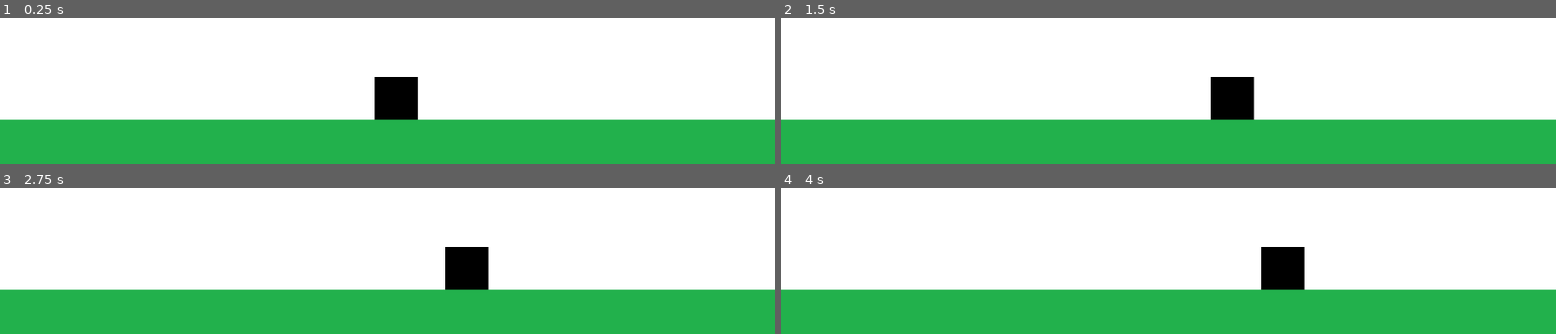
Above: before the commit, frames 1-4 (two rows, left to right).
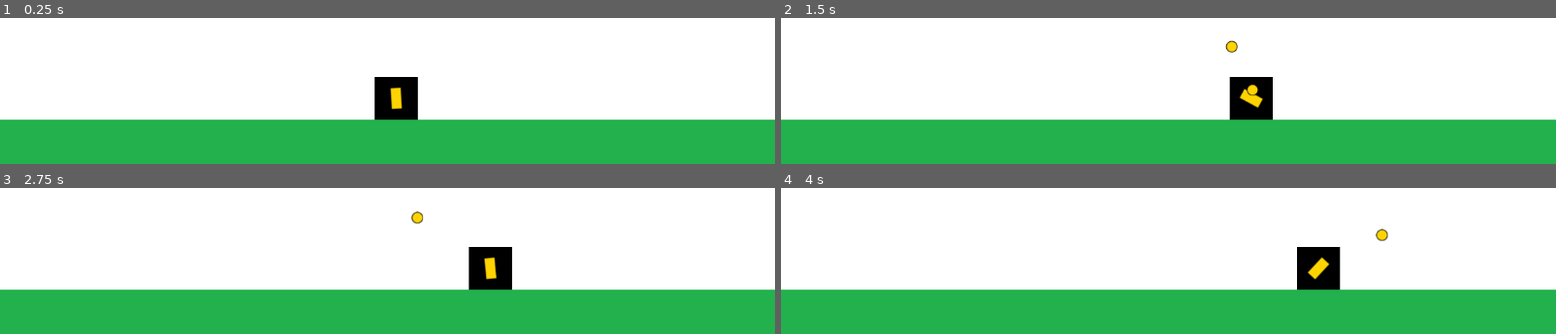
Above: after the commit, the same moments.

Repository: angelodpadron/entregas-ipv-padron-angelo
Game: Godot game, scene res://Main.tscn
Two runs of this game, one before a commit and one after it. Both use one fixed random seed, a clock stepped at 60 frames per second and the inputs below.
Inputs (mouse positions are in pixels of both pictures, inside the frame that each line leads up to):
- Up to frame 1 (0.25 s): no input
- Up to frame 2 (1.5 s): tap Enter at 0.5 s; move the mouse to (outside the picture) at 0.52 s; hold Right (move_right) 0.53-1.28 s; click (outside the picture) at 0.6 s; move the mouse to (outside the picture) at 1.27 s; hold Left (move_left) from 1.28 s (still down); click (outside the picture) at 1.35 s
- Up to frame 3 (2.75 s): move the mouse to (outside the picture) at 2.02 s; release Left (move_left) at 2.03 s; hold Right (move_right) from 2.03 s (still down); click (outside the picture) at 2.1 s
- Up to frame 4 (4 s): move the mouse to (1129, 204) at 2.77 s; click (1129, 204) at 2.85 s; move the mouse to (outside the picture) at 3.52 s; release Right (move_right) at 3.53 s; hold Left (move_left) from 3.53 s (still down); click (outside the picture) at 3.6 s

The runs differ from the first frame. In frame 1, 0.2% of the frame differs, in the area x 50-52%, y 47-63%; in frame 2, 1.8%; in frame 3, 2.0%; in frame 4, 2.9%, in the area x 61-79%, y 27-71%.

Commit message:
Desafio 3: Agregar logica para torreta

Diff:
--- /dev/null
+++ b/entrega-3-padron-angelo/Main.gd
@@ -0,0 +1,4 @@
+extends Node
+
+func _ready():
+	$Player.set_projectile_container(self)
--- a/entrega-3-padron-angelo/Main.tscn
+++ b/entrega-3-padron-angelo/Main.tscn
@@ -1,10 +1,12 @@
-[gd_scene load_steps=4 format=3 uid="uid://cfdk2xmwtlw56"]
+[gd_scene load_steps=5 format=3 uid="uid://cfdk2xmwtlw56"]
 
 [ext_resource type="Texture2D" uid="uid://iii4uiq3rafl" path="res://assets/background.png" id="1_1lqtg"]
-[ext_resource type="PackedScene" uid="uid://8n6xyb62alky" path="res://entities/Player.tscn" id="1_scu8l"]
+[ext_resource type="Script" path="res://Main.gd" id="1_iign0"]
+[ext_resource type="PackedScene" uid="uid://8n6xyb62alky" path="res://entities/player/Player.tscn" id="1_scu8l"]
 [ext_resource type="Texture2D" uid="uid://dts5ylbc1wl8w" path="res://assets/floor.png" id="2_8rhgr"]
 
 [node name="Main" type="Node"]
+script = ExtResource("1_iign0")
 
 [node name="Background" type="TextureRect" parent="."]
 anchors_preset = 15
--- /dev/null
+++ b/entrega-3-padron-angelo/entities/AbstractProjectile.gd
@@ -0,0 +1,25 @@
+extends Sprite2D
+class_name Projectile
+
+signal delete_requested(projectile)
+
+@export var speed:float
+
+# Debe estar normalizado
+var direction:Vector2
+
+func _ready():
+	set_physics_process(false)
+
+func set_starting_value(starting_position:Vector2, direction:Vector2):
+	global_position = starting_position
+	self.direction = direction
+	set_physics_process(true)
+
+func _physics_process(delta):
+	position += direction*speed*delta
+
+
+func _on_timer_timeout():
+	print("projectile timeout")
+	emit_signal("delete_requested", self)
--- /dev/null
+++ b/entrega-3-padron-angelo/entities/AbstractProjectile.tscn
@@ -0,0 +1,10 @@
+[gd_scene load_steps=2 format=3 uid="uid://c0g0qe44uvhlw"]
+
+[ext_resource type="Script" path="res://entities/AbstractProjectile.gd" id="1_3iggc"]
+
+[node name="Projectile" type="Sprite2D"]
+script = ExtResource("1_3iggc")
+
+[node name="Timer" type="Timer" parent="."]
+
+[connection signal="timeout" from="Timer" to="." method="_on_timer_timeout"]
--- a/entrega-3-padron-angelo/entities/Player.gd
+++ /dev/null
@@ -1,15 +0,0 @@
-extends Sprite2D
-
-var speed:float = 150
-
-func _process(delta):
-	#var direction:int = 0
-
-	#if Input.is_action_pressed("move_left"):
-		#direction = -1
-	#elif Input.is_action_pressed("move_right"):
-		#direction = 1
-
-	var direction:int = int(Input.is_action_pressed("move_right")) - int(Input.is_action_pressed("move_left"))
-
-	position.x += direction * speed * delta
--- a/entrega-3-padron-angelo/entities/Player.tscn
+++ /dev/null
@@ -1,8 +0,0 @@
-[gd_scene load_steps=3 format=3 uid="uid://8n6xyb62alky"]
-
-[ext_resource type="Texture2D" uid="uid://comhdiuu7jbgr" path="res://assets/player.png" id="1_1la87"]
-[ext_resource type="Script" path="res://entities/Player.gd" id="2_umr20"]
-
-[node name="Player" type="Sprite2D"]
-texture = ExtResource("1_1la87")
-script = ExtResource("2_umr20")
--- /dev/null
+++ b/entrega-3-padron-angelo/entities/player/Cannon.gd
@@ -0,0 +1,17 @@
+extends Sprite2D
+
+@onready var fire_position:Marker2D = $FirePosition	 # Tambien se puede utilizar := para inferir el tipo a partir del nodo
+@export var projectile_scene:PackedScene
+
+var projectile_container:Node
+
+func fire():
+	var projectile_instance:Projectile = projectile_scene.instantiate()
+	projectile_container.add_child(projectile_instance)
+	projectile_instance.set_starting_value(fire_position.global_position, (fire_position.global_position - global_position).normalized())
+	# projectile_instance.connect("delete_requested", self, "on_projectile_delete_requested")
+	projectile_instance.delete_requested.connect(on_projectile_delete_requested)
+
+func on_projectile_delete_requested(projectile:Node):
+	projectile_container.remove_child(projectile)
+	projectile.queue_free()
--- /dev/null
+++ b/entrega-3-padron-angelo/entities/player/Player.gd
@@ -0,0 +1,29 @@
+extends Sprite2D
+
+var speed:float = 200
+@onready var cannon:Sprite2D = $Cannon # O(log n)
+var projectile_container:Node
+
+func set_projectile_container(container:Node):
+	cannon.projectile_container = container
+	projectile_container = container
+
+func _process(delta):
+	var direction:int = int(Input.is_action_pressed("move_right")) - int(Input.is_action_pressed("move_left"))
+	var mouse_position:Vector2 = get_global_mouse_position()
+
+	# Ejemplo calculo de desplazamiento vectorial
+	# var origin:Vector2 = global_position
+	# var vector_direction:Vector2 = (mouse_position - origin).normalized()
+
+	# Manera manual usando propiedad de vectores
+	# var mouse_cannon_orientation:Vector2 = mouse_position - cannon.global_position
+	# cannon.rotation = mouse_cannon_orientation.angle()
+
+	# Utilizando funcion built-in
+	cannon.look_at(mouse_position)
+
+	if Input.is_action_just_pressed("fire"):
+		cannon.fire()
+
+	position.x += direction * speed * delta
--- /dev/null
+++ b/entrega-3-padron-angelo/entities/player/Player.tscn
@@ -0,0 +1,19 @@
+[gd_scene load_steps=6 format=3 uid="uid://8n6xyb62alky"]
+
+[ext_resource type="Texture2D" uid="uid://comhdiuu7jbgr" path="res://assets/player.png" id="1_1la87"]
+[ext_resource type="Script" path="res://entities/player/Player.gd" id="2_umr20"]
+[ext_resource type="Texture2D" uid="uid://cdnmxv4vnoq1p" path="res://assets/cannon.png" id="3_yv7o7"]
+[ext_resource type="Script" path="res://entities/player/Cannon.gd" id="4_8yerb"]
+[ext_resource type="PackedScene" uid="uid://fetuca8my3rk" path="res://entities/player/Projectile.tscn" id="5_8wla5"]
+
+[node name="Player" type="Sprite2D"]
+texture = ExtResource("1_1la87")
+script = ExtResource("2_umr20")
+
+[node name="Cannon" type="Sprite2D" parent="."]
+texture = ExtResource("3_yv7o7")
+script = ExtResource("4_8yerb")
+projectile_scene = ExtResource("5_8wla5")
+
+[node name="FirePosition" type="Marker2D" parent="Cannon"]
+position = Vector2(16, 0)
--- /dev/null
+++ b/entrega-3-padron-angelo/entities/player/Projectile.tscn
@@ -0,0 +1,12 @@
+[gd_scene load_steps=3 format=3 uid="uid://fetuca8my3rk"]
+
+[ext_resource type="PackedScene" uid="uid://c0g0qe44uvhlw" path="res://entities/AbstractProjectile.tscn" id="1_jsa2y"]
+[ext_resource type="Texture2D" uid="uid://dw15wvibrw63p" path="res://assets/proyectile_player.png" id="2_mtp3k"]
+
+[node name="Projectile" instance=ExtResource("1_jsa2y")]
+texture = ExtResource("2_mtp3k")
+speed = 100.0
+
+[node name="Timer" parent="." index="0"]
+one_shot = true
+autostart = true
--- a/entrega-3-padron-angelo/project.godot
+++ b/entrega-3-padron-angelo/project.godot
@@ -29,3 +29,8 @@
 , Object(InputEventKey,"resource_local_to_scene":false,"resource_name":"","device":-1,"window_id":0,"alt_pressed":false,"shift_pressed":false,"ctrl_pressed":false,"meta_pressed":false,"pressed":false,"keycode":0,"physical_keycode":68,"key_label":0,"unicode":100,"echo":false,"script":null)
 ]
 }
+fire={
+"deadzone": 0.5,
+"events": [Object(InputEventMouseButton,"resource_local_to_scene":false,"resource_name":"","device":-1,"window_id":0,"alt_pressed":false,"shift_pressed":false,"ctrl_pressed":false,"meta_pressed":false,"button_mask":1,"position":Vector2(90, 12),"global_position":Vector2(94, 53),"factor":1.0,"button_index":1,"canceled":false,"pressed":true,"double_click":false,"script":null)
+]
+}
